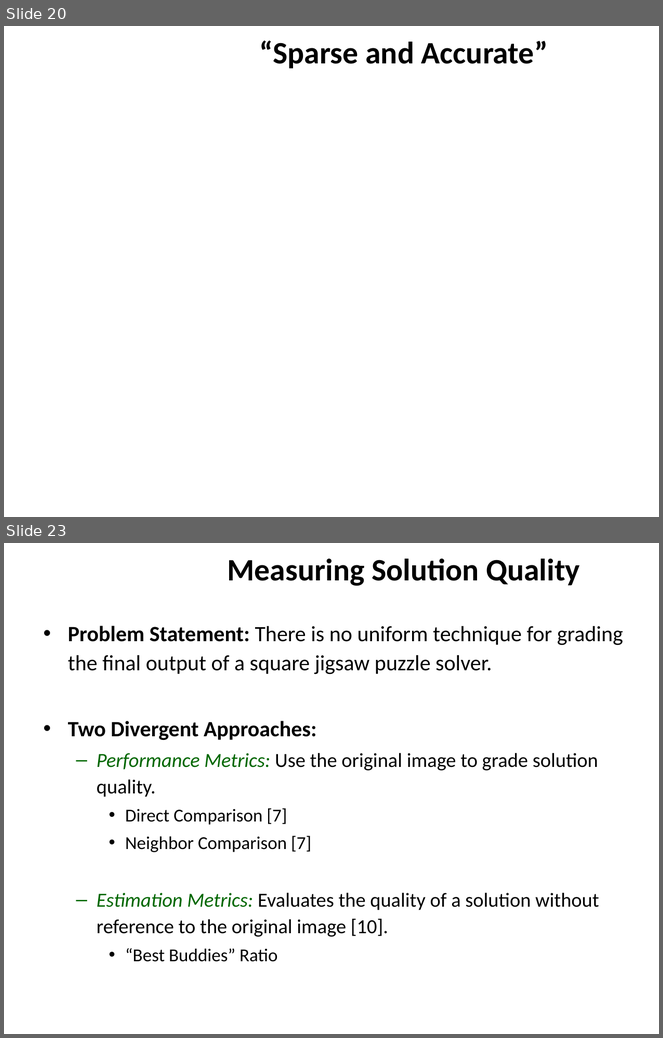
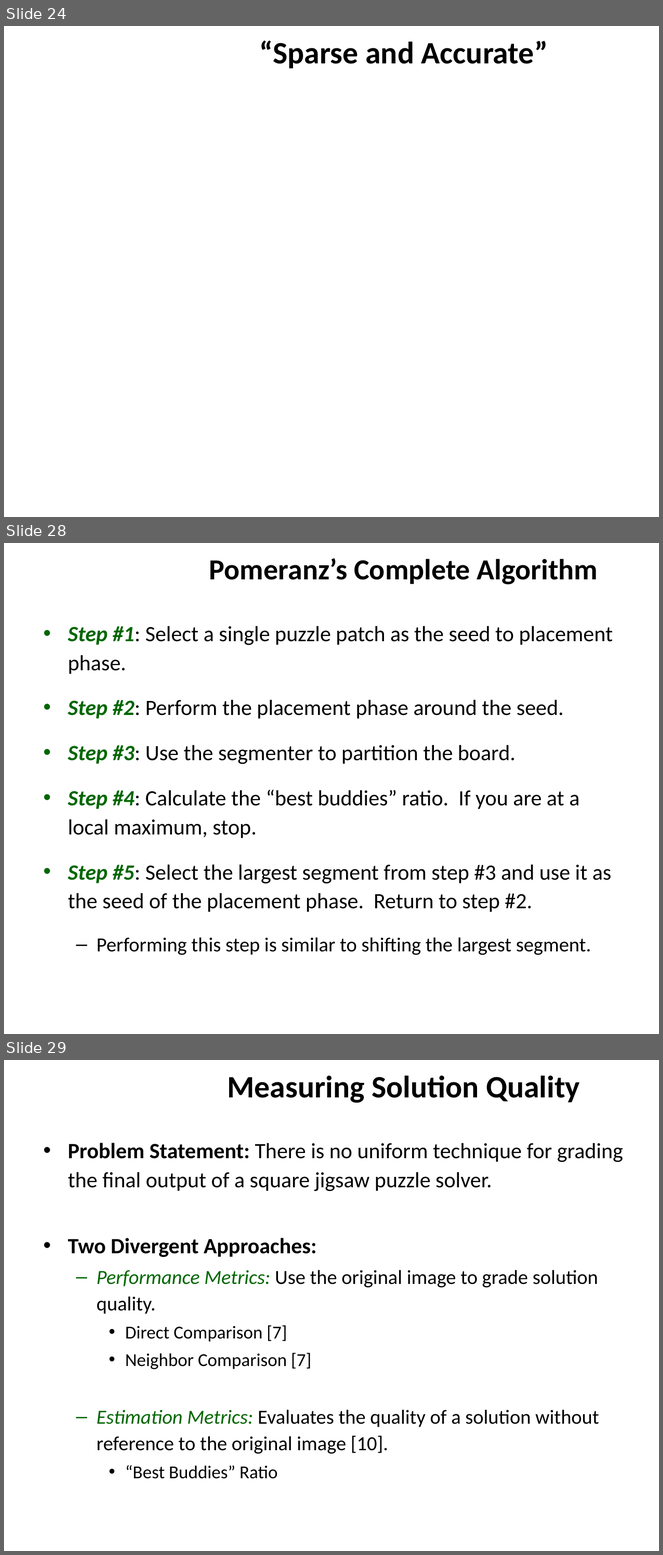
Before and after one commit to ZaydH/sjsu_thesis, a slide deck: Papers/Zayd_Hammoudeh_-_Square_Jigsaw_Puzzle_Problem_Literature_Review.pptx. Shown one above the other, each under a label of ours: slides 20 and 23 before the commit, slides 24, 28 and 29 after it; the slides between them are not shown. The pictures are 663x1038 and 663x1555 pixels, drawn with LibreOffice and Linux fonts; fonts in the diff are those of the drawing; grey boxes stand for pictures; background and template pictures are left out. Boxes give left, top, right and bottom in pixels: in the first picture for what was removed or moved away, otherwise in the second. Text is boxed around its words. In the diff, an @@ line names an element or a change of style, - is before the commit and + after.

Commit message:
Uploading last iterative update on the literate review for the night. Uploading previous SJSU student's thesis on jigsaw puzzle problem. Uploading the updated BibTex file.

```diff
--- a/Papers/Zayd_Hammoudeh_-_Square_Jigsaw_Puzzle_Problem_Literature_Review.pptx
+++ b/Papers/Zayd_Hammoudeh_-_Square_Jigsaw_Puzzle_Problem_Literature_Review.pptx
@@ slide 28 added at box(4, 543, 659, 1034), background #FFFFFF @@
@@ title added at box(209, 558, 598, 585), 32 pt, text #000000, bold @@
+Pomeranz’s Complete Algorithm
@@ text added at box(68, 626, 613, 955), 24 pt, text #000000 @@
+• Step #1: Select a single puzzle patch as the seed to placement phase.
+• Step #2: Perform the placement phase around the seed.
+• Step #3: Use the segmenter to partition the board.
+• Step #4: Calculate the “best buddies” ratio. If you are at a local maximum, stop.
+• Step #5: Select the largest segment from step #3 and use it as the seed of the placement phase. Return to step #2.
+  – Performing this step is similar to shifting the largest segment.
@@ what was slide 20 is now slide 24 @@
@@ what was slide 23 is now slide 29 @@
```
Also in this commit, not shown: 6 slides changed, 5 other slides added, 2 other files.
